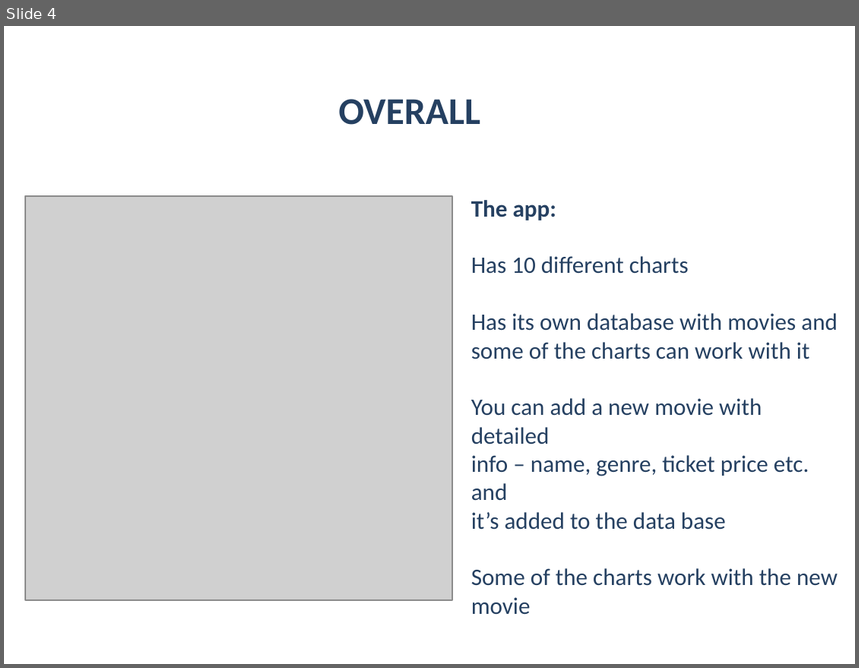
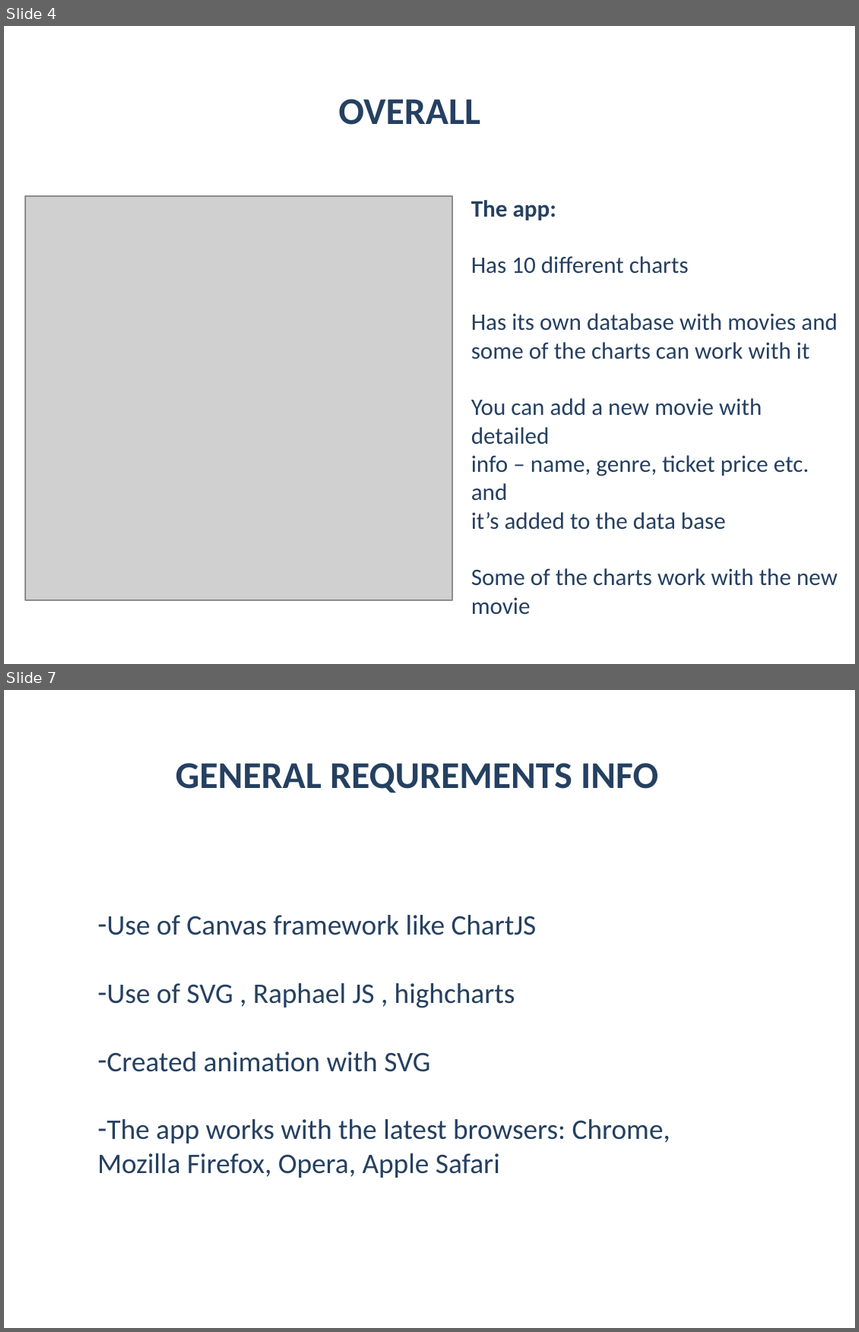
Before and after one commit to Acrelion/JS-Teamwork-Mandarine, a slide deck: Project Documentation/Presentation Mandarine.pptx. Shown one above the other, each under a label of ours: slide 4 before the commit, slides 4 and 7 after it; the slides between them are not shown. The pictures are 859x668 and 859x1332 pixels, drawn with LibreOffice and Linux fonts; fonts in the diff are those of the drawing; grey boxes stand for pictures; background and template pictures are left out. Boxes give left, top, right and bottom in pixels: in the first picture for what was removed or moved away, otherwise in the second. Text is boxed around its words. In the diff, an @@ line names an element or a change of style, - is before the commit and + after.

```diff
--- a/Project Documentation/Presentation Mandarine.pptx
+++ b/Project Documentation/Presentation Mandarine.pptx
@@ slide 7 added at [4,690,855,1328], background picture (left out) @@
@@ text added at [176,763,658,793], 32 pt, text #254061, bold @@
+GENERAL REQUREMENTS INFO
@@ text added at [97,915,671,1178], 24 pt, text #254061 @@
+– Use of Canvas framework like ChartJS
+– Use of SVG , Raphael JS , highcharts
+– Created animation with SVG
+– The app works with the latest browsers: Chrome, Mozilla Firefox, Opera, Apple Safari
```
Also in this commit, not shown: 1 slide changed, 2 other slides added, 3 slides removed.
